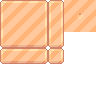
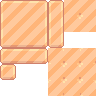
Layer changes from the first (96, 96) image to the second:
painted on "Layer 1" over [0, 48, 96, 96]
